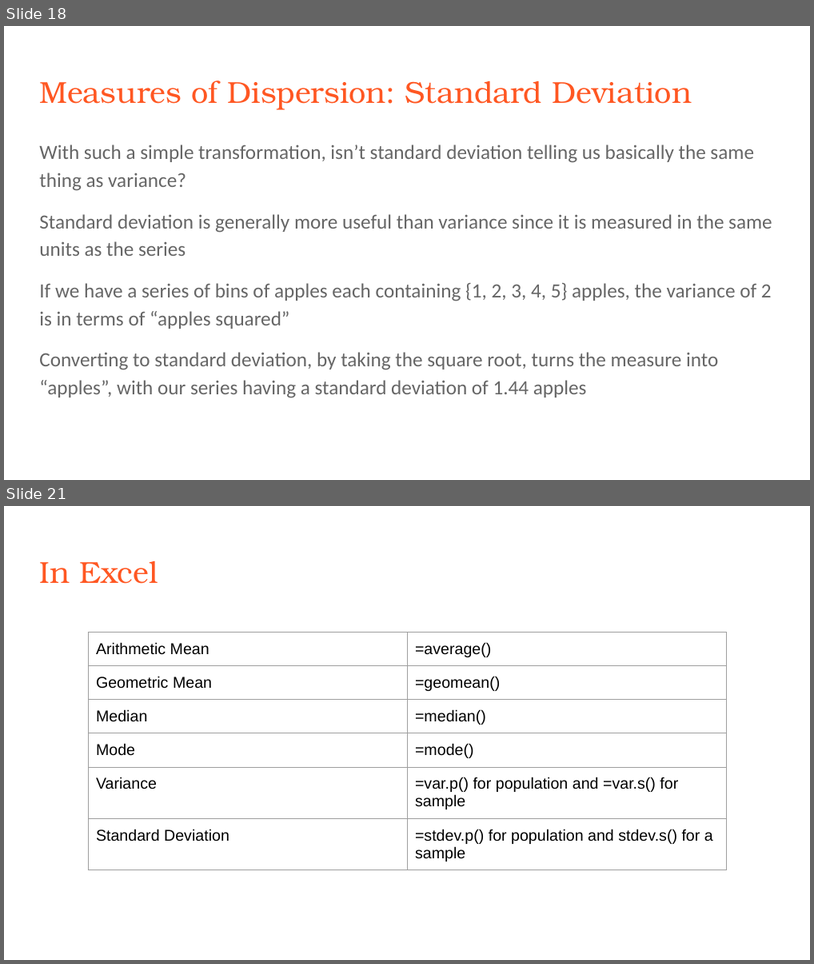
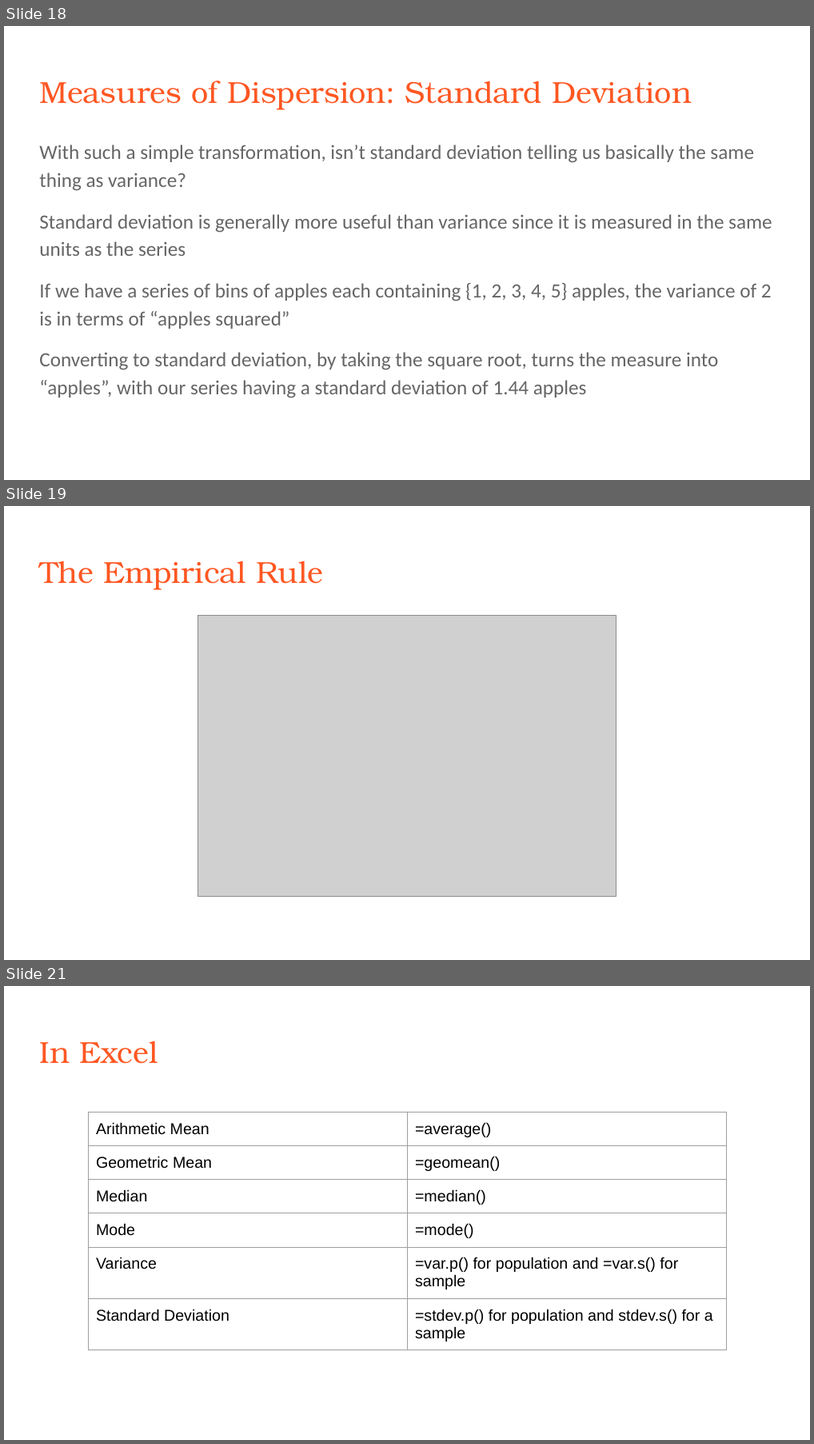
Before and after one commit to rjwrobel86/Python4Statistics, a slide deck: Stuff For Class/Slides/Descriptive Statistics.pptx. Shown one above the other, each under a label of ours: slides 18 and 21 before the commit, slides 18, 19 and 21 after it; the slides between them are not shown. The pictures are 814x964 and 814x1444 pixels, drawn with LibreOffice and Linux fonts; fonts in the diff are those of the drawing; grey boxes stand for pictures. Boxes give left, top, right and bottom in pixels: in the first picture for what was removed or moved away, otherwise in the second. Text is boxed around its words. In the diff, an @@ line names an element or a change of style, - is before the commit and + after.

```diff
--- a/Stuff For Class/Slides/Descriptive Statistics.pptx
+++ b/Stuff For Class/Slides/Descriptive Statistics.pptx
@@ slide 19 added at (4, 506, 810, 960), background #FFFFFF @@
@@ title added at (39, 561, 323, 590), 27 pt, text #FF5722 @@
+The Empirical Rule
@@ picture added at (198, 616, 616, 896) @@
```
Also in this commit, not shown: 6 slides changed, 1 slide removed, 3 other files.
